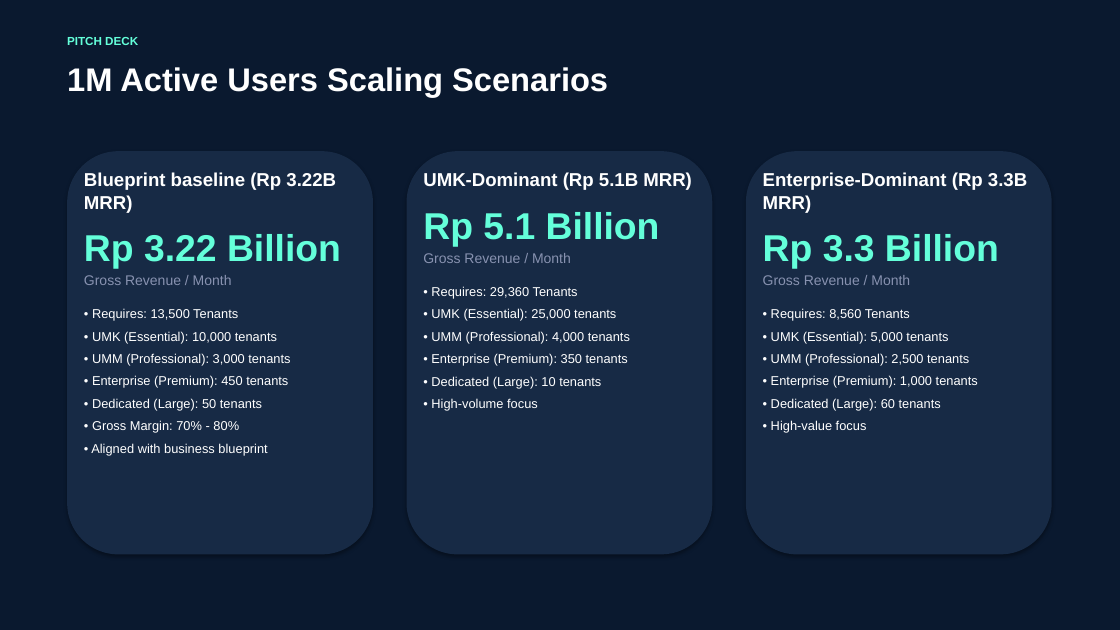
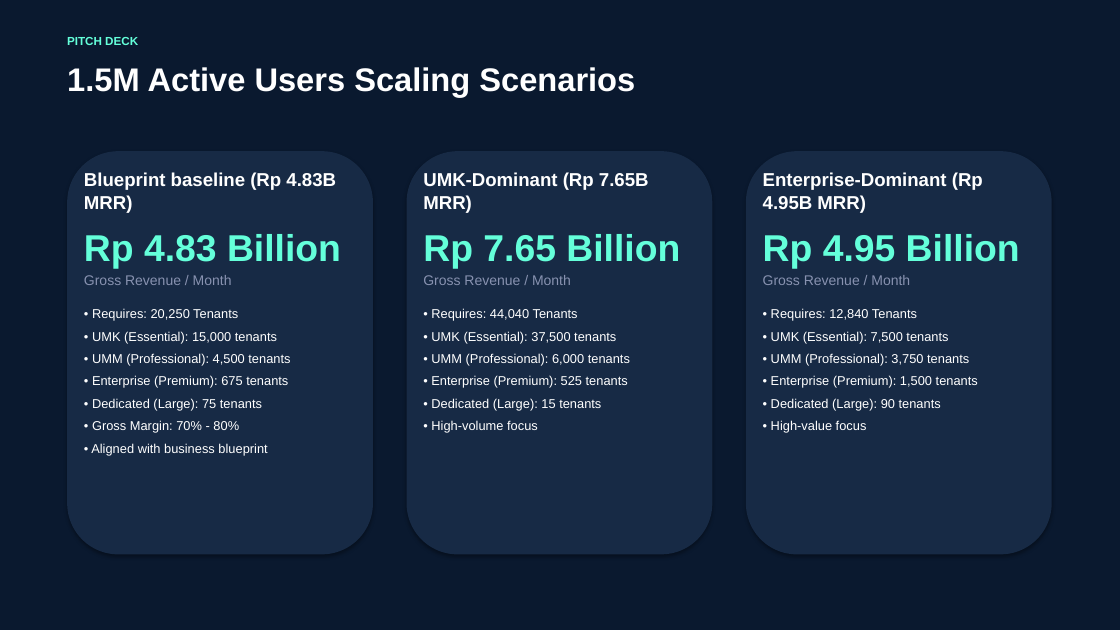
Before and after one commit to afdhalrizki/hrms, a slide deck: slide 5 of docs/business_strategy/east_ventures_pitch_deck.pptx. Drawn at 1120x630 pixels with LibreOffice and Linux fonts; fonts in the diff are those of the drawing. Boxes give left, top, right and bottom in pixels: in the first picture for what was removed or moved away, otherwise in the second. Text is boxed around its words. In the diff, an @@ line names an element or a change of style, - is before the commit and + after.

Commit message:
docs: update business strategy to reflect 1.5 million user growth target and adjust scaling roadmaps accordingly

```diff
--- a/docs/business_strategy/east_ventures_pitch_deck.pptx
+++ b/docs/business_strategy/east_ventures_pitch_deck.pptx
@@ text at (67, 67, 635, 97): text changed @@
-1M Active Users Scaling Scenarios
+1.5M Active Users Scaling Scenarios
@@ text at (84, 172, 341, 269): text changed @@
-Blueprint baseline (Rp 3.22B MRR)
-Rp 3.22 Billion
+Blueprint baseline (Rp 4.83B MRR)
+Rp 4.83 Billion
@@ text at (423, 172, 680, 269): text changed @@
-UMK-Dominant (Rp 5.1B MRR)
-Rp 5.1 Billion
+UMK-Dominant (Rp 7.65B MRR)
+Rp 7.65 Billion
@@ text at (763, 172, 1020, 269): text changed @@
-Enterprise-Dominant (Rp 3.3B MRR)
-Rp 3.3 Billion
+Enterprise-Dominant (Rp 4.95B MRR)
+Rp 4.95 Billion
@@ text at (92, 308, 290, 411): text changed @@
-• Requires: 13,500 Tenants
-• UMK (Essential): 10,000 tenants
-• UMM (Professional): 3,000 tenants
-• Enterprise (Premium): 450 tenants
-• Dedicated (Large): 50 tenants
+• Requires: 20,250 Tenants
+• UMK (Essential): 15,000 tenants
+• UMM (Professional): 4,500 tenants
+• Enterprise (Premium): 675 tenants
+• Dedicated (Large): 75 tenants
@@ text at (431, 308, 630, 411): text changed @@
-• Requires: 29,360 Tenants
-• UMK (Essential): 25,000 tenants
-• UMM (Professional): 4,000 tenants
-• Enterprise (Premium): 350 tenants
-• Dedicated (Large): 10 tenants
+• Requires: 44,040 Tenants
+• UMK (Essential): 37,500 tenants
+• UMM (Professional): 6,000 tenants
+• Enterprise (Premium): 525 tenants
+• Dedicated (Large): 15 tenants
@@ text at (771, 308, 978, 411): text changed @@
-• Requires: 8,560 Tenants
-• UMK (Essential): 5,000 tenants
-• UMM (Professional): 2,500 tenants
-• Enterprise (Premium): 1,000 tenants
-• Dedicated (Large): 60 tenants
+• Requires: 12,840 Tenants
+• UMK (Essential): 7,500 tenants
+• UMM (Professional): 3,750 tenants
+• Enterprise (Premium): 1,500 tenants
+• Dedicated (Large): 90 tenants
```
Also in this commit, not shown: 2 other slides changed, 16 other files.
